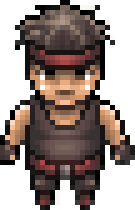
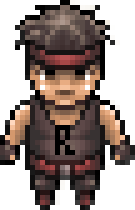
Layered file, before and after one edit (135 × 210). Changes by layer:
painted on "Layer 1" over box(55, 125, 75, 155)
